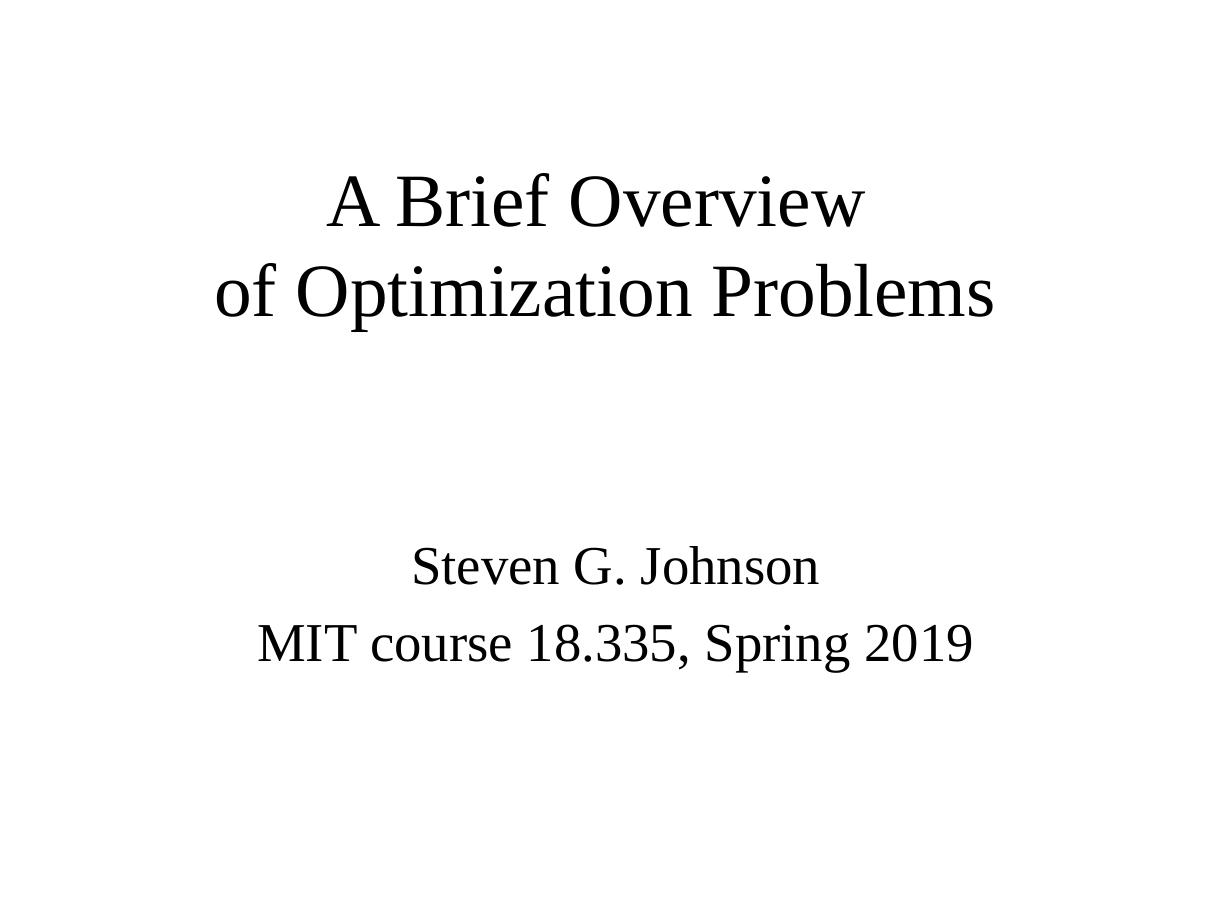
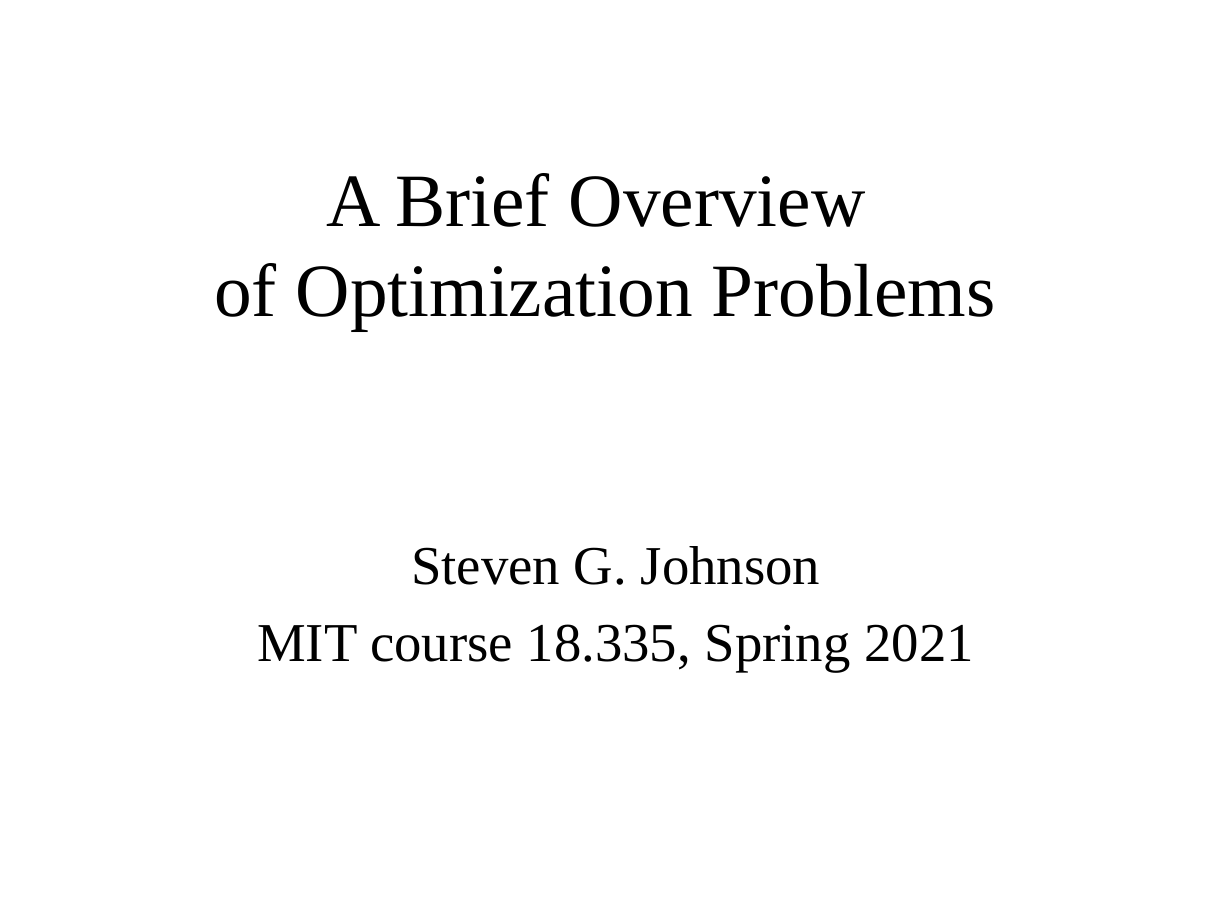
Before and after one commit to mitmath/18335, a slide deck: slide 1 of notes/optimization.pptx. Drawn at 1232x924 pixels with LibreOffice and Linux fonts; fonts in the diff are those of the drawing. Boxes give left, top, right and bottom in pixels: in the first picture for what was removed or moved away, otherwise in the second. Text is boxed around its words. In the diff, an @@ line names an element or a change of style, - is before the commit and + after.

```diff
--- a/notes/optimization.pptx
+++ b/notes/optimization.pptx
@@ subtitle at (257, 624, 974, 671): text changed @@
-MIT course 18.335, Spring 2019
+MIT course 18.335, Spring 2021
```
Also in this commit, not shown: 4 other slides changed, 1 other file.
